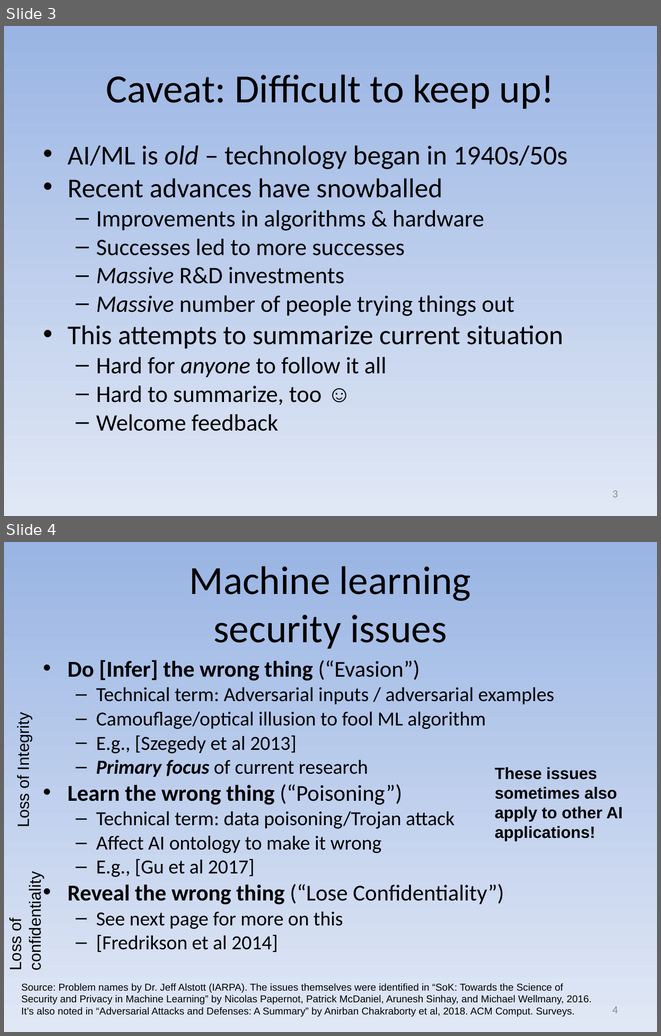
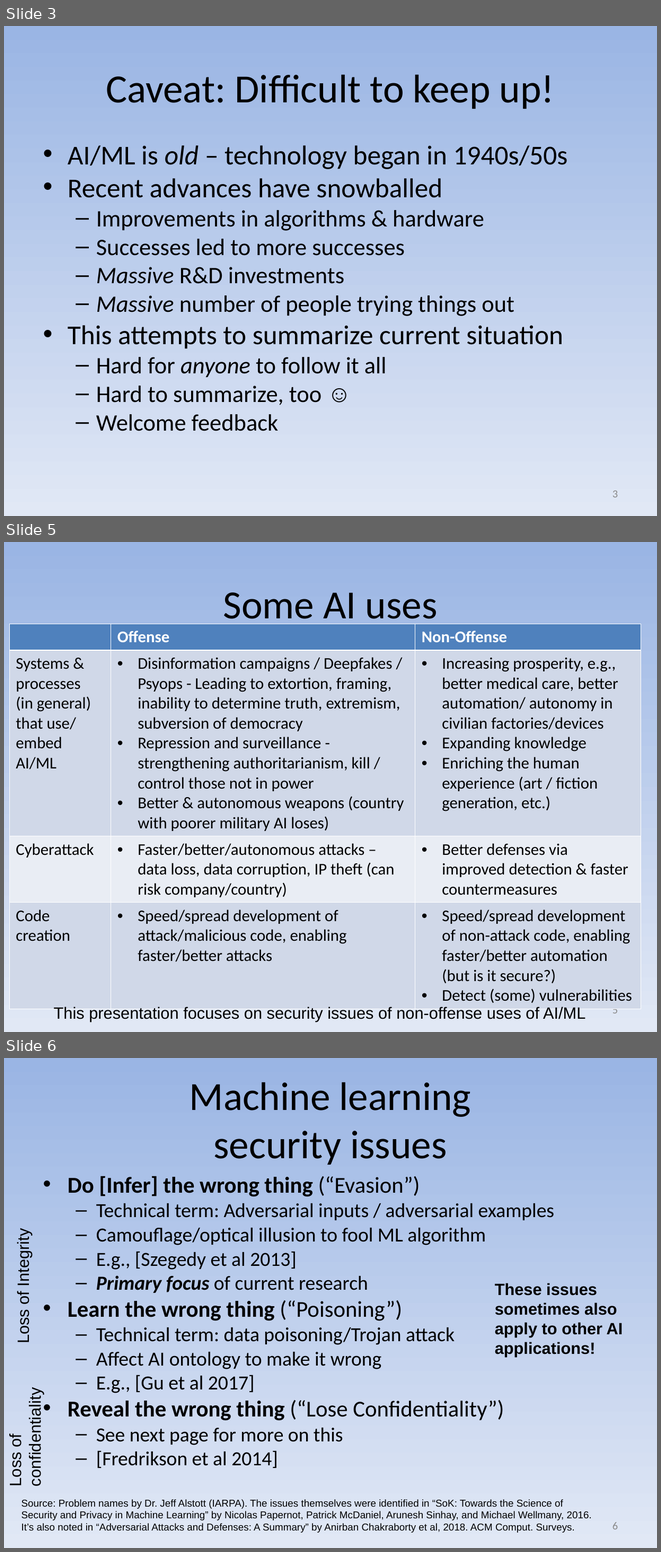
Before and after one commit to david-a-wheeler/david-a-wheeler.github.io, a slide deck: secure-class/presentations/AI-ML-Security.ppt. Shown one above the other, each under a label of ours: slides 3 and 4 before the commit, slides 3, 5 and 6 after it; the slides between them are not shown. The pictures are 661x1036 and 661x1552 pixels, drawn with LibreOffice and Linux fonts; fonts in the diff are those of the drawing. Boxes give left, top, right and bottom in pixels: in the first picture for what was removed or moved away, otherwise in the second. Text is boxed around its words. In the diff, an @@ line names an element or a change of style, - is before the commit and + after.

Commit message:
Update AI-ML-Security.ppt
In particular, add points from Kumar, broaden discussion / context

```diff
--- a/secure-class/presentations/AI-ML-Security.ppt
+++ b/secure-class/presentations/AI-ML-Security.ppt
@@ slide 5 added at (x1=4, y1=542, x2=657, y2=1032), background gradient #9AB5E4 to #E1E8F5 @@
@@ title added at (x1=223, y1=592, x2=438, y2=627), 44 pt, text #000000 @@
+Some AI uses
@@ table added at (x1=9, y1=624, x2=640, y2=1005), 4 rows, 3 columns @@
+ | Offense | Non-Offense
+Systems & processes (in general) that use/ embed AI/ML | Disinformation campaigns / Deepfakes / Psyops - Leading to extortion, framing, inability to determine truth, extremism, subversion of democracy / Repression and surveillance - strengthening authoritarianism, kill / control those not in power / Better & autonomous weapons (country with poorer military AI loses) | Increasing prosperity, e.g., better medical care, better automation/ autonomy in civilian factories/devices / Expanding knowledge / Enriching the human experience (art / fiction generation, etc.)
+Cyberattack | Faster/better/autonomous attacks – data loss, data corruption, IP theft (can risk company/country) | Better defenses via improved detection & faster countermeasures
+Code creation | Speed/spread development of attack/malicious code, enabling faster/better attacks | Speed/spread development of non-attack code, enabling faster/better automation (but is it secure?) / Detect (some) vulnerabilities
@@ text added at (x1=54, y1=1005, x2=585, y2=1021), 18 pt, text #000000 @@
+This presentation focuses on security issues of non-offense uses of AI/ML
@@ page number added at (x1=612, y1=1008, x2=618, y2=1013), 12 pt, text #898989 @@
+5
@@ what was slide 4 is now slide 6 @@
@@ page number at (x1=612, y1=1522, x2=618, y2=1529): text changed @@
-4
+6
```
Also in this commit, not shown: 10 slides changed, 5 other slides added.
